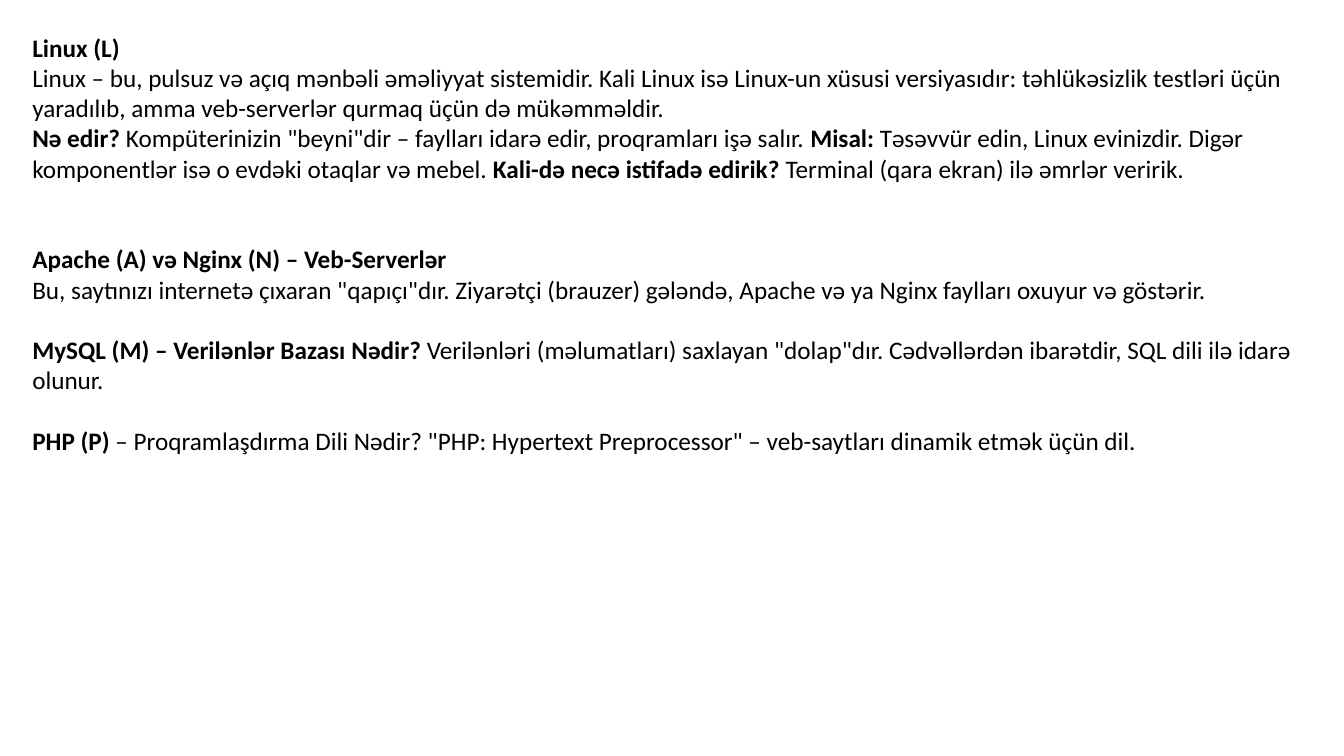
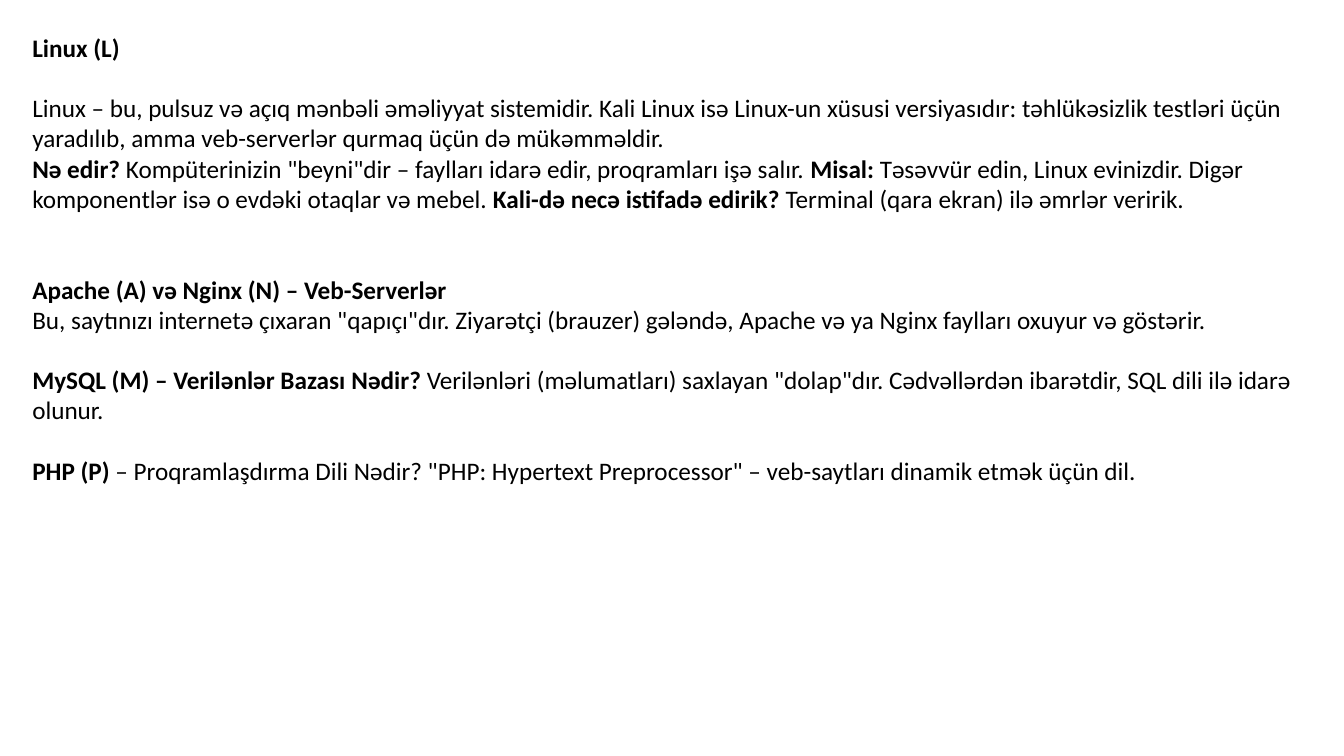
Before and after one commit to codeurient/DevOps, a slide deck: slide 2 of .lessons/4 Servers/3 LAMP & LNMP & LNAMP/1.pptx. Drawn at 1344x756 pixels with LibreOffice and Linux fonts; fonts in the diff are those of the drawing. Boxes give left, top, right and bottom in pixels: in the first picture for what was removed or moved away, otherwise in the second. Text is boxed around its words. In the diff, an @@ line names an element or a change of style, - is before the commit and + after.

```diff
--- a/.lessons/4 Servers/3 LAMP & LNMP & LNAMP/1.pptx
+++ b/.lessons/4 Servers/3 LAMP & LNMP & LNAMP/1.pptx
@@ text "Linux (L)" rewrapped from bbox=[32, 38, 1290, 455] to bbox=[32, 38, 1290, 485] @@
```
Also in this commit, not shown: 6 other files.
